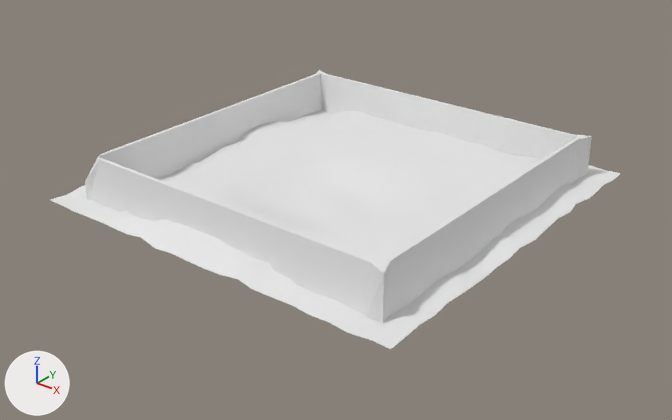
The Blender file dist/Release/MinGW-Windows/data/models/maps/desert.blend, before and after one commit.
Rendered twice from a 50 mm lens placed at (82.7, -105.3, 59.9), pointed at (0.9, -3.1, -3.4). Every picture has the same lights, and +X, +Y and +Z are marked at lower left.
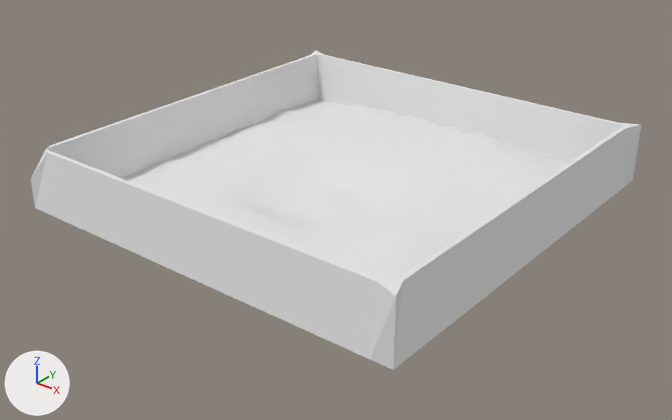
Changed parts and their boxes [x1, y1, x2, y2] in the pictures (672 x 420 px):
'Grid.001', rescaled (20% wider, 26% taller)
    before: [85, 70, 592, 323]
    after: [31, 50, 641, 370]

What changed in the scene script:
```text
Change ob_grid_001:
    ob_grid_001.scale: (28.0, 28.0, 28.0) -> (33.6, 33.6, 33.6)
```
